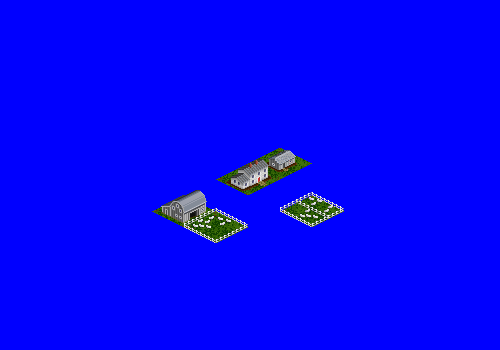
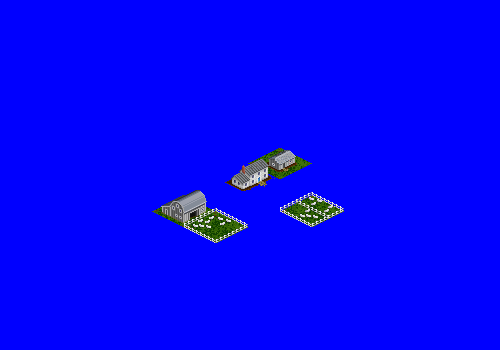
Two versions of the same layered image (500px x 350px). Layer-by-layer changes:
painted on "farmhouse" (2nd of 2, in "farmhouse") over [229, 159, 268, 185]
hid "grass copy 2" over [216, 164, 280, 195]
hid "tile mud copy 2" over [216, 164, 280, 195]
